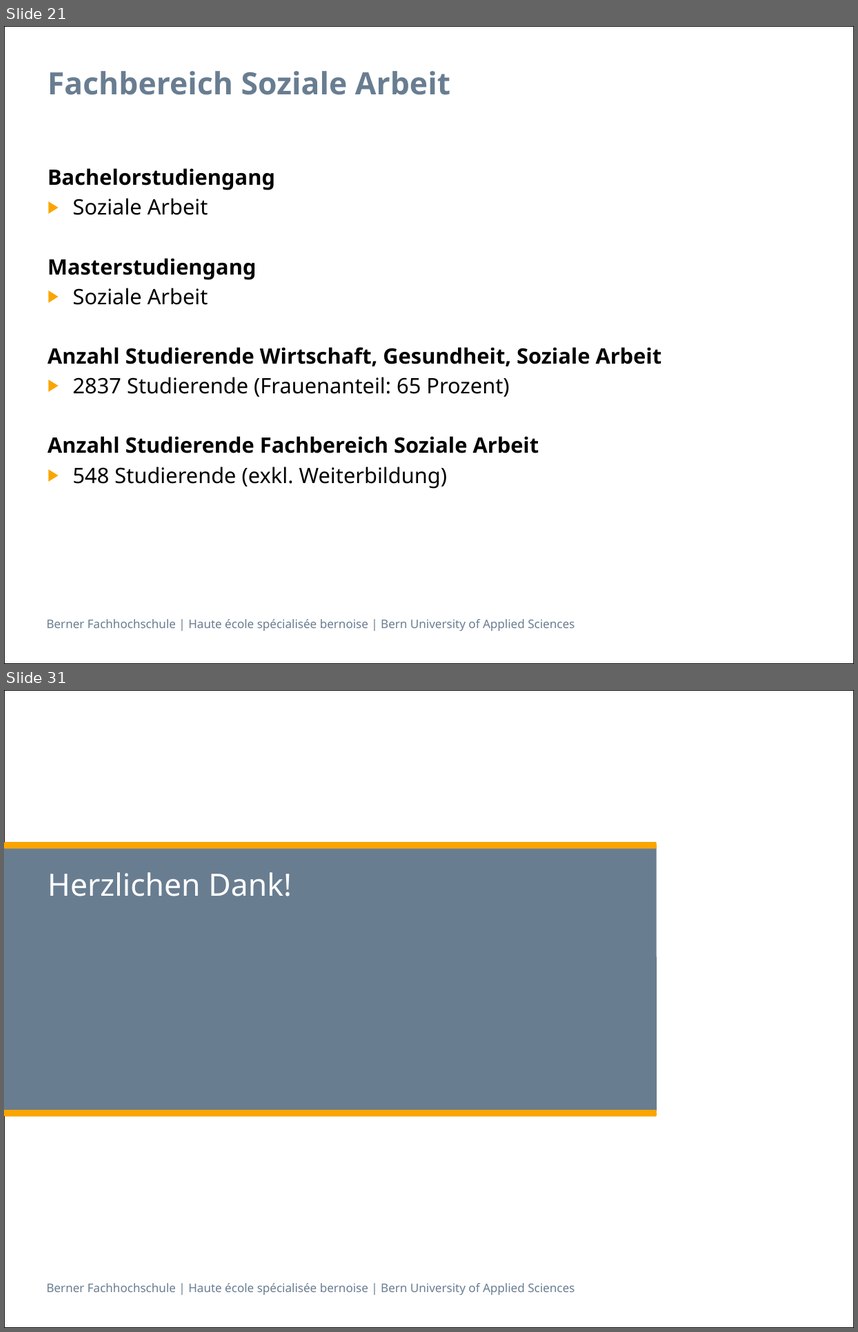
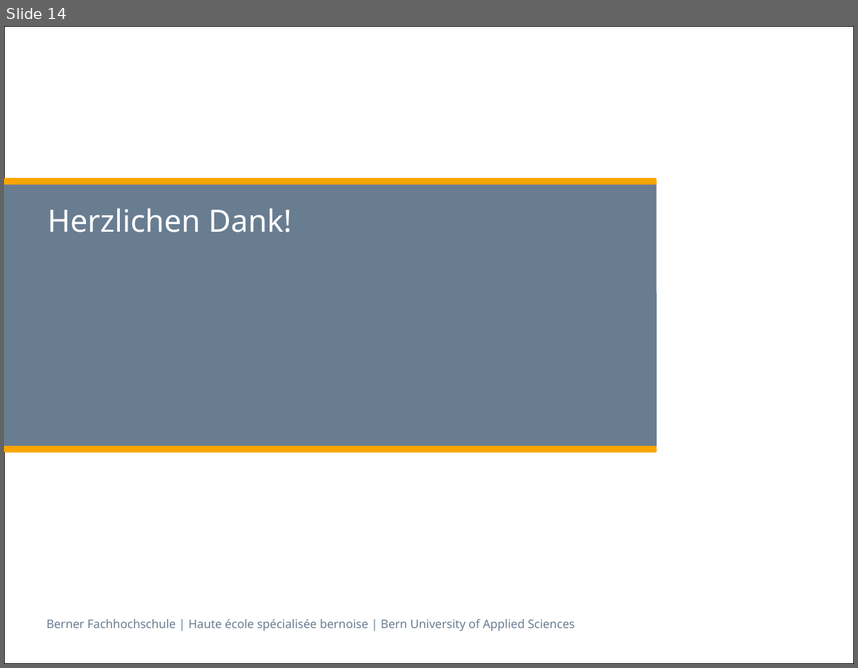
Before and after one commit to zyssm4/ch.bfh.btx8081.w2015.red, a slide deck: doc/Task14/task14_presentation Schlurp.pptx. Shown one above the other, each under a label of ours: slides 21 and 31 before the commit, slide 14 after it; the slides between them are not shown. The pictures are 858x1332 and 858x668 pixels, drawn with LibreOffice and Linux fonts; fonts in the diff are those of the drawing. Boxes give left, top, right and bottom in pixels: in the first picture for what was removed or moved away, otherwise in the second. Text is boxed around its words. In the diff, an @@ line names an element or a change of style, - is before the commit and + after.

```diff
--- a/doc/Task14/task14_presentation Schlurp.pptx
+++ b/doc/Task14/task14_presentation Schlurp.pptx
@@ slide 21 removed at [4,26,854,664], background #FFFFFF; not listed: 2 template elements that a slide beside it also shows @@
@@ title removed at [47,71,450,95] @@
-Fachbereich Soziale Arbeit
@@ text removed at [47,168,662,488] @@
-Bachelorstudiengang
-▶ Soziale Arbeit
-Masterstudiengang
-▶ Soziale Arbeit
-Anzahl Studierende Wirtschaft, Gesundheit, Soziale Arbeit
-▶ 2837 Studierende (Frauenanteil: 65 Prozent)
-Anzahl Studierende Fachbereich Soziale Arbeit
-▶ 548 Studierende (exkl. Weiterbildung)
@@ what was slide 31 is now slide 14 @@
```
Also in this commit, not shown: 1 slide changed, 12 slides added, 28 other slides removed.
